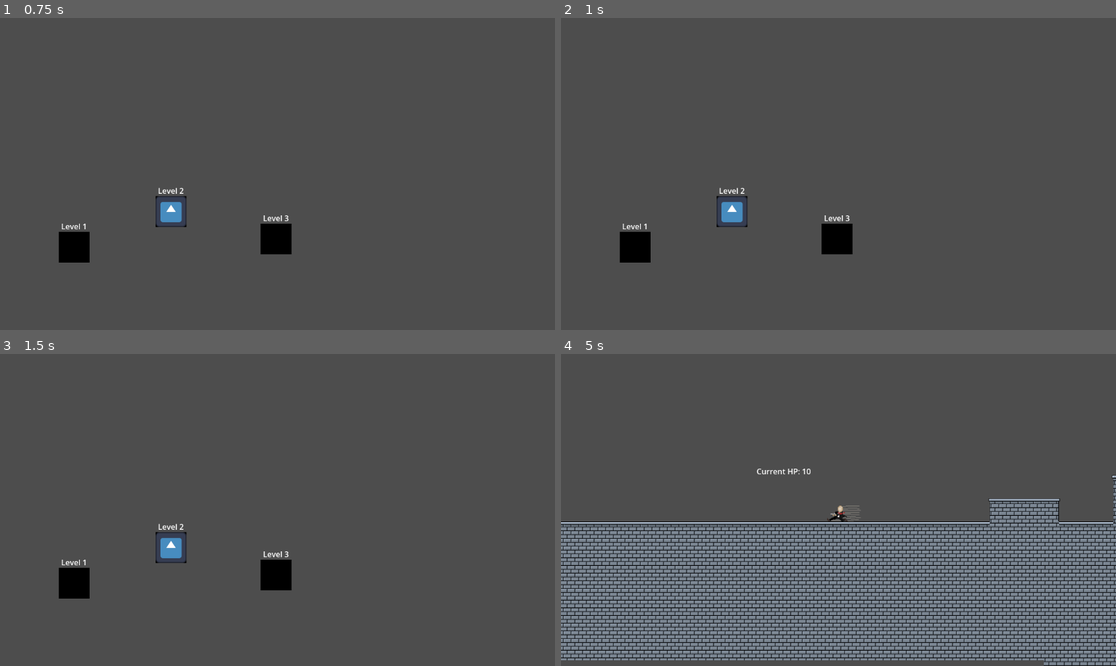
Above: before the commit, frames 1-4 (two rows, left to right).
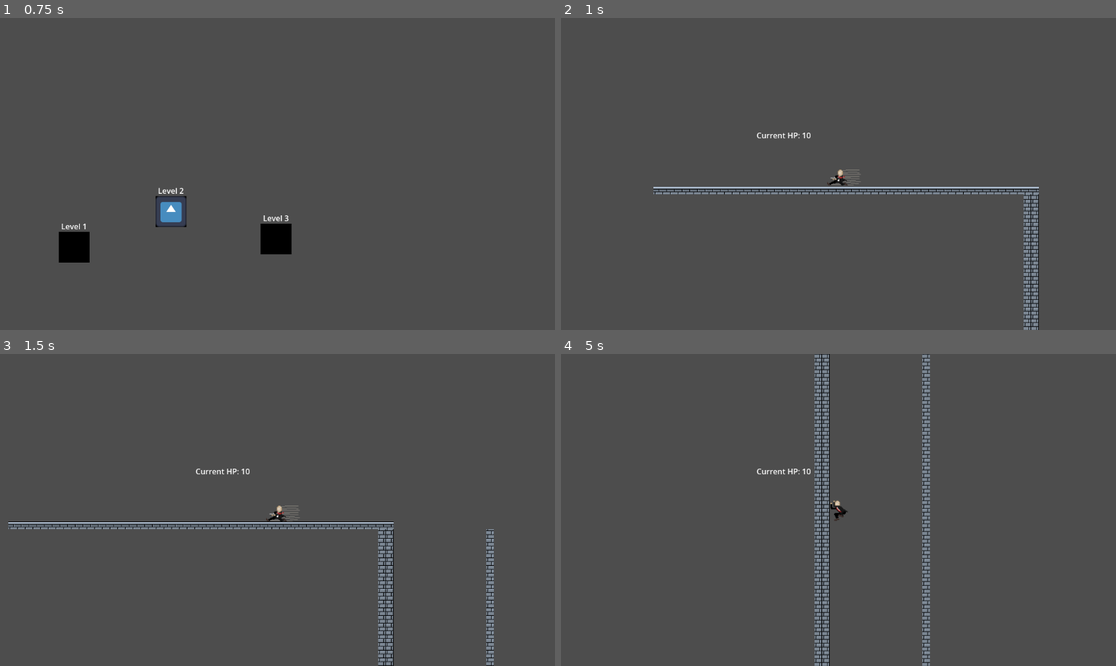
Above: after the commit, the same moments.

Repository: LiamQuinlan-Carleton/COMP1501FINAL
Game: Godot game, scene res://level_select.tscn
Same seed, same stepped clock (60 frames per second), same inputs: the game is played once before the commit and once after it. The engine's default icon, where the game draws it, is replaced by a stand-in: a white triangle on a blue panel in a dark square.
Inputs (mouse positions are in pixels of both pictures, inside the frame that each line leads up to):
- Up to frame 1 (0.75 s): tap Enter at 0.5 s; move the mouse to (399, 158) at 0.52 s; hold D (Right) from 0.53 s (still down); hold Shift (Shift) from 0.53 s (still down)
- Up to frame 2 (1 s): keep holding D (Right); keep holding Shift (Shift); tap Space (Jump) at 0.77 s
- Up to frame 3 (1.5 s): keep holding D (Right); move the mouse to (166, 525) at 1.27 s; release Shift (Shift) at 1.28 s; click (166, 525) at 1.35 s
- Up to frame 4 (5 s): tap Space (Jump) at 1.52, 3.02, 3.77, 4.52 s; tap Shift (Shift) at 1.55, 2.3, 2.85, 3.8, 4.35 s; move the mouse to (894, 441) at 2.02 s; release D (Right) at 2.03 s; hold A (Left) 2.03-2.78 s; hold Right mouse button (Right Click) 2.03-2.78 s; move the mouse to (810, 572) at 2.77 s; hold D (Right) 2.78-4.28 s; move the mouse to (1005, 556) at 3.52 s; hold S (crouch) 3.53-4.28 s; move the mouse to (672, 463) at 4.27 s; hold A (Left) from 4.28 s (still down)

Frame 1 is identical in both runs. In frame 2, 4.2% of the frame differs, in the area x 10-87%, y 36-100%; in frame 3, 4.5%; in frame 4, 41%, in the area x 0-100%, y 0-100%.

Commit message:
Fix shift key bug

Diff:
--- a/level_select.tscn
+++ b/level_select.tscn
@@ -26,6 +26,7 @@
 offset_right = 387.0
 offset_bottom = 434.0
 level_index = 2
+level_path = "res://second_level.tscn"
 
 [node name="LevelIcon3" parent="." instance=ExtResource("1_5ppls")]
 offset_left = 541.0
--- a/player.gd
+++ b/player.gd
@@ -64,9 +64,9 @@
 	hp.text = "Current HP: " + str(health)
 	velocity = get_real_velocity()
 
-	if (global_position.y > 1300):
-		global_position.x = 600
-		global_position.y = 550
+	#if (global_position.y > 1300):
+		#global_position.x = 600
+		#global_position.y = 550
 
 	# don't fall when on zipline
 	if is_instance_of(get_parent(), PathFollow2D):
@@ -177,9 +177,9 @@
 			reparent(zipline_area)
 			on_zipline = true
 	# when releasing interact, player reparents itself to main, no longer follows zipline's path
-	if Input.is_action_just_released("Shift"):
-		reparent(main_node)
-		on_zipline = false
+		if Input.is_action_just_released("Shift"):
+			reparent(main_node)
+			on_zipline = false
 																									#x is true
 func apply_friction(f_frict : float, a_resist : float, s_frict : float, floor : bool, delta : float, x_or_y : bool):
 	if x_or_y:
@@ -232,7 +232,9 @@
 	crouching = false
 
 func _on_area_2d_area_entered(area: Area2D) -> void:
-	in_zipline_area = true;
+	var areas = $Area2D.get_overlapping_areas()
+	if (areas.size() > 1):
+		in_zipline_area = true;
 
 	# set zipline_area to the area of the zipline the player's overlapping with
 	var area_array = $Area2D.get_overlapping_areas()
@@ -244,6 +246,7 @@
 						zipline_area = c
 
 func _on_area_2d_area_exited(area: Area2D) -> void:
+	print("area2d exited")
 	in_zipline_area = false;
 
 
--- a/second_level.tscn
+++ b/second_level.tscn
@@ -46,7 +46,6 @@
 [node name="Second Level" type="Node"]
 
 [node name="Player" parent="." instance=ExtResource("1_dh4qb")]
-wall_friction = 5.0
 
 [node name="TileMapLayer" type="TileMapLayer" parent="."]
 position = Vector2(196, 69)
Not shown: 1 places in level_icon.tscn that only renumber resources
Not shown: 1 places in level_select.tscn that only renumber resources
